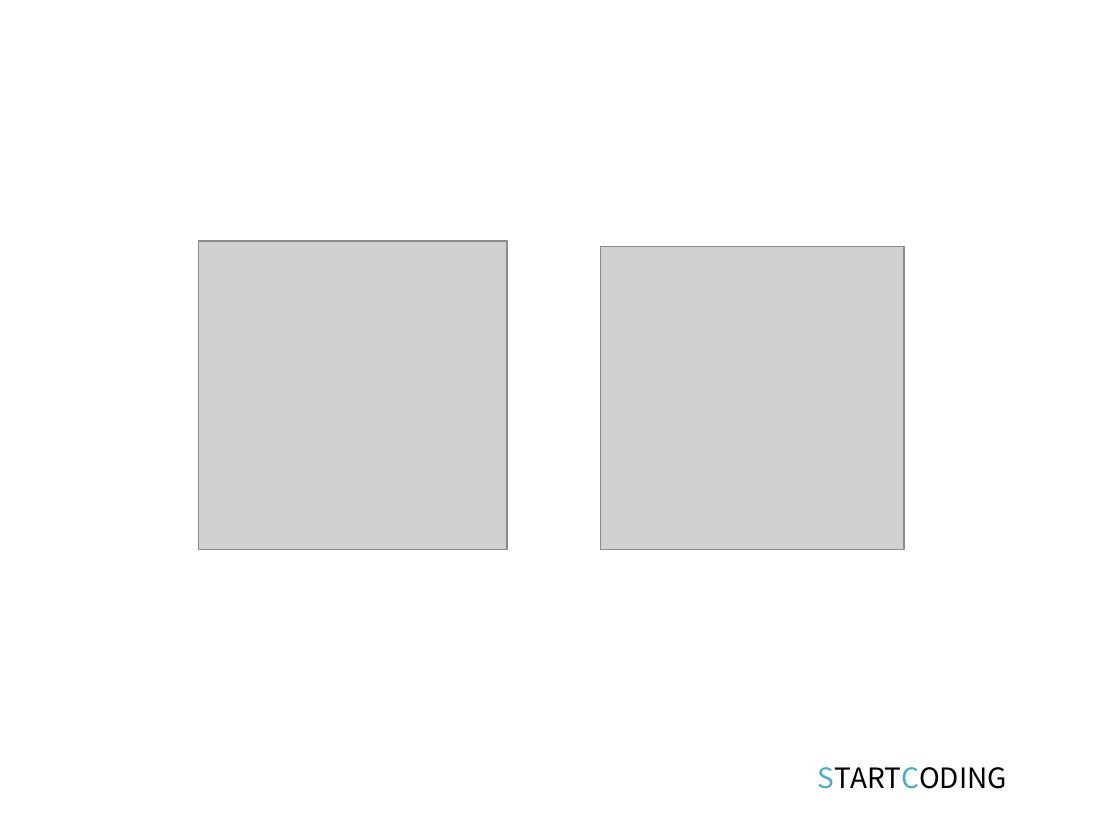
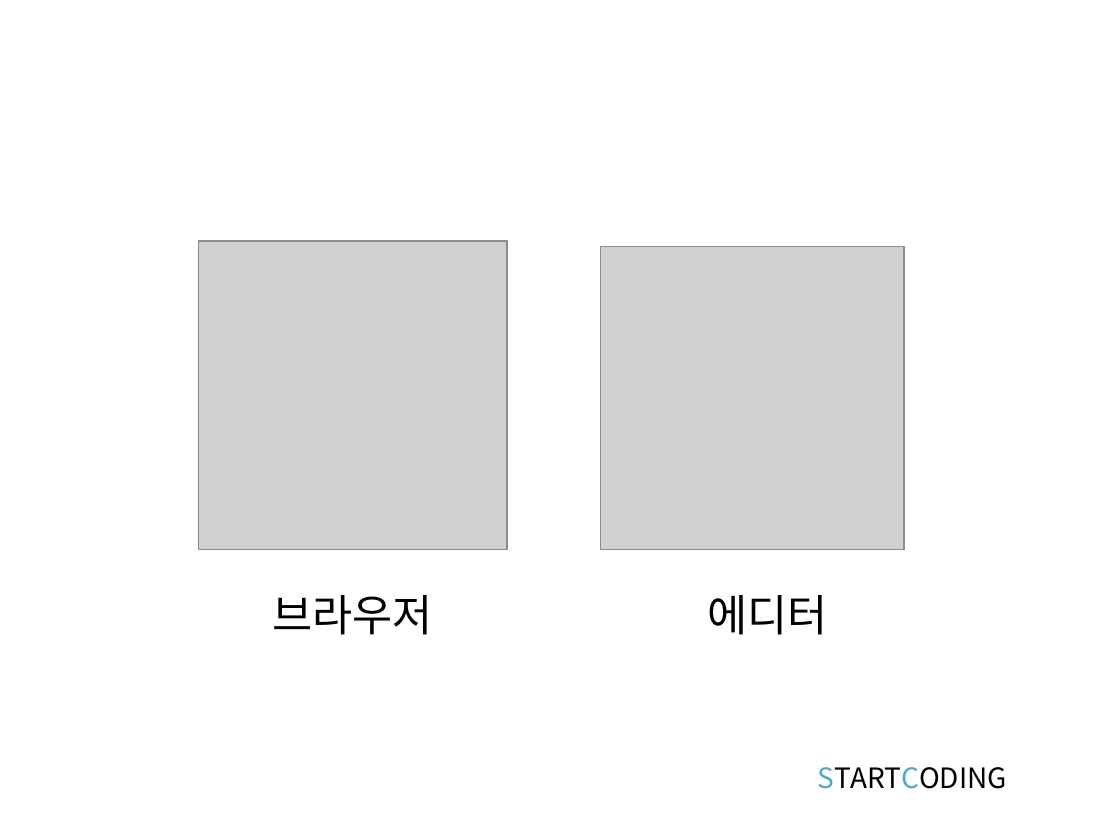
Before and after one commit to kwonkijun/web, a slide deck: slide 2 of 프론트엔드기초(PPT)/웹프로그래밍 2강_프로그램설치.pptx. Drawn at 1120x840 pixels with LibreOffice and Linux fonts; fonts in the diff are those of the drawing; grey boxes stand for pictures. Boxes give left, top, right and bottom in pixels: in the first picture for what was removed or moved away, otherwise in the second. Text is boxed around its words. In the diff, an @@ line names an element or a change of style, - is before the commit and + after.

```diff
--- a/프론트엔드기초(PPT)/웹프로그래밍 2강_프로그램설치.pptx
+++ b/프론트엔드기초(PPT)/웹프로그래밍 2강_프로그램설치.pptx
@@ title added at bbox=[273, 595, 433, 635], 28 pt, text #000000 @@
+브라우저
@@ text added at bbox=[707, 595, 827, 635], 28 pt, text #000000 @@
+에디터
```
Also in this commit, not shown: 1 other slide changed, 27 other files.
